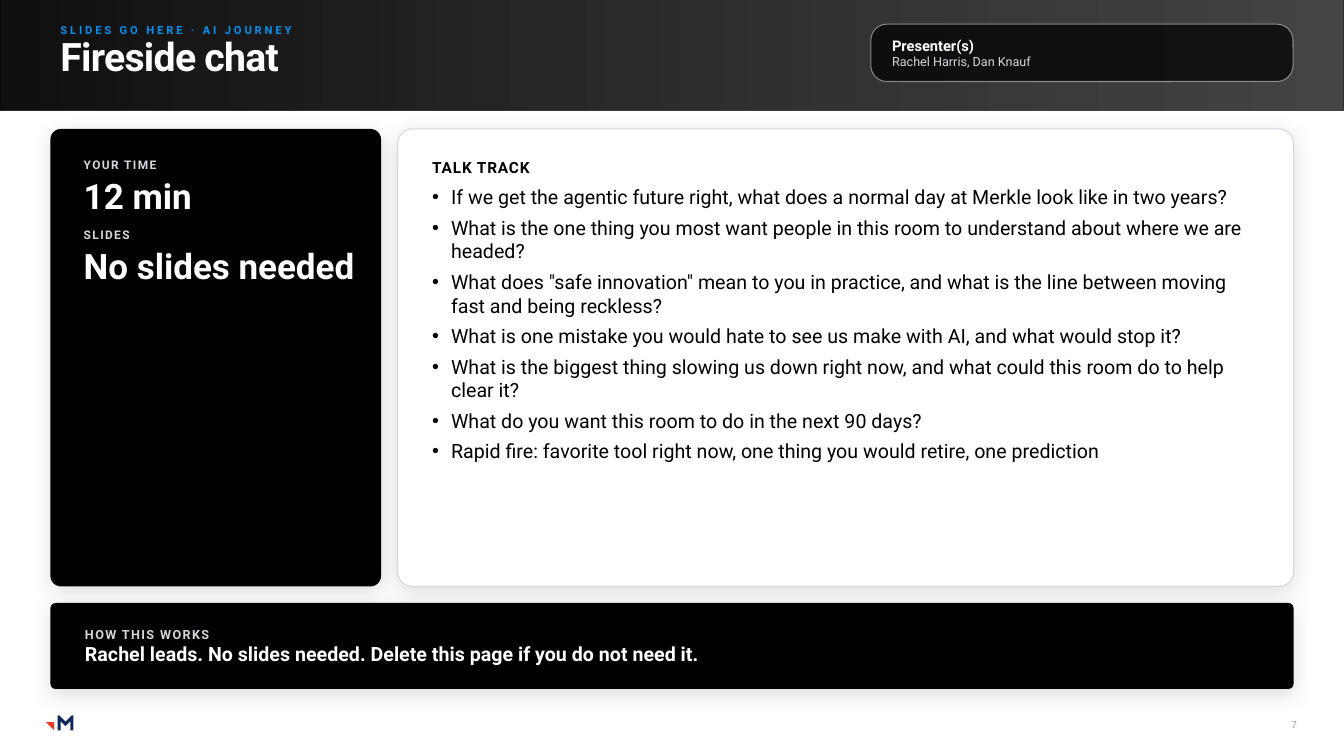
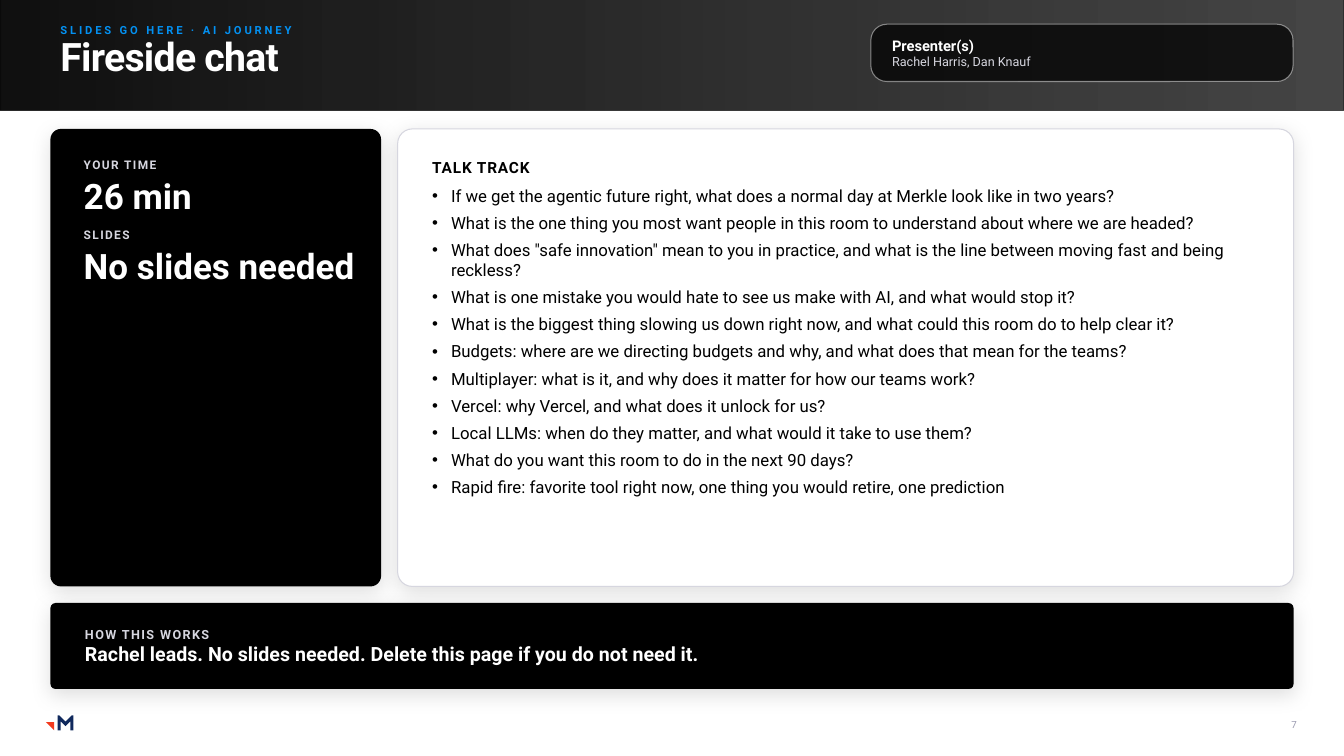
Before and after one commit to RachelHarrisMerkle/BasicMerkle, a slide deck: slide 7 of AI_Steerco_Kickoff_Shell.pptx. Drawn at 1344x756 pixels with LibreOffice and Linux fonts; fonts in the diff are those of the drawing; grey boxes stand for pictures. Boxes give left, top, right and bottom in pixels: in the first picture for what was removed or moved away, otherwise in the second. Text is boxed around its words. In the diff, an @@ line names an element or a change of style, - is before the commit and + after.

```diff
--- a/AI_Steerco_Kickoff_Shell.pptx
+++ b/AI_Steerco_Kickoff_Shell.pptx
@@ text in rounded rectangle at (x1=84, y1=183, x2=192, y2=210): text changed @@
-12 min
+26 min
@@ text in rounded rectangle at (x1=451, y1=189, x2=1224, y2=497): size 14 to 12 pt in "If we get the agentic future right, ...", "What is the one thing you most ...", "What does "safe innovation" mean to you ...", "What is one mistake you would hate ..." and 3 more places @@
@@ text in rounded rectangle at (x1=451, y1=344, x2=1127, y2=443): paragraphs added @@
+• Budgets: where are we directing budgets and why, and what does that mean for the teams?
+• Multiplayer: what is it, and why does it matter for how our teams work?
+• Vercel: why Vercel, and what does it unlock for us?
+• Local LLMs: when do they matter, and what would it take to use them?
```
Also in this commit, not shown: 2 other slides changed, 4 slides removed.
